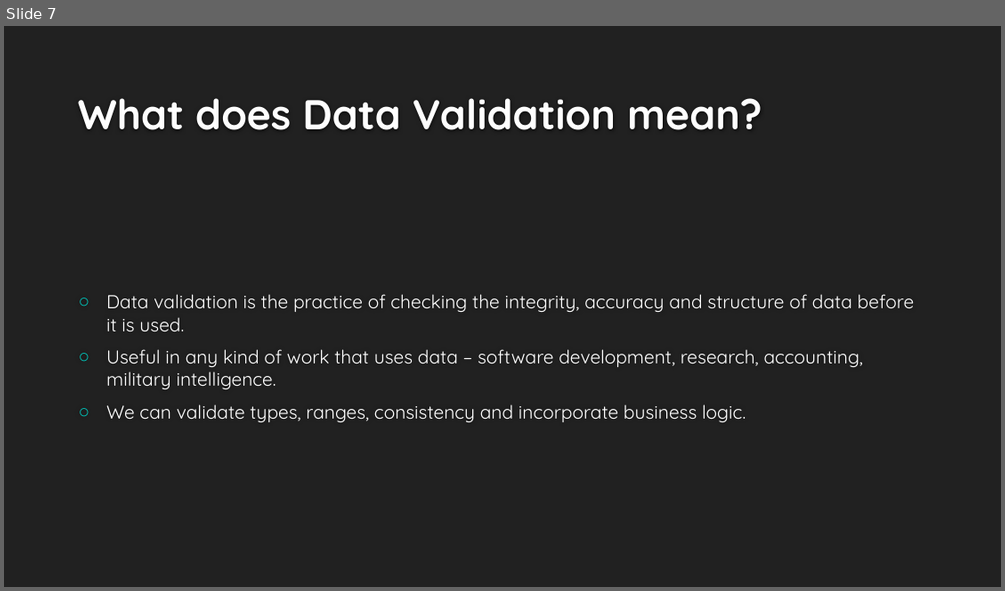
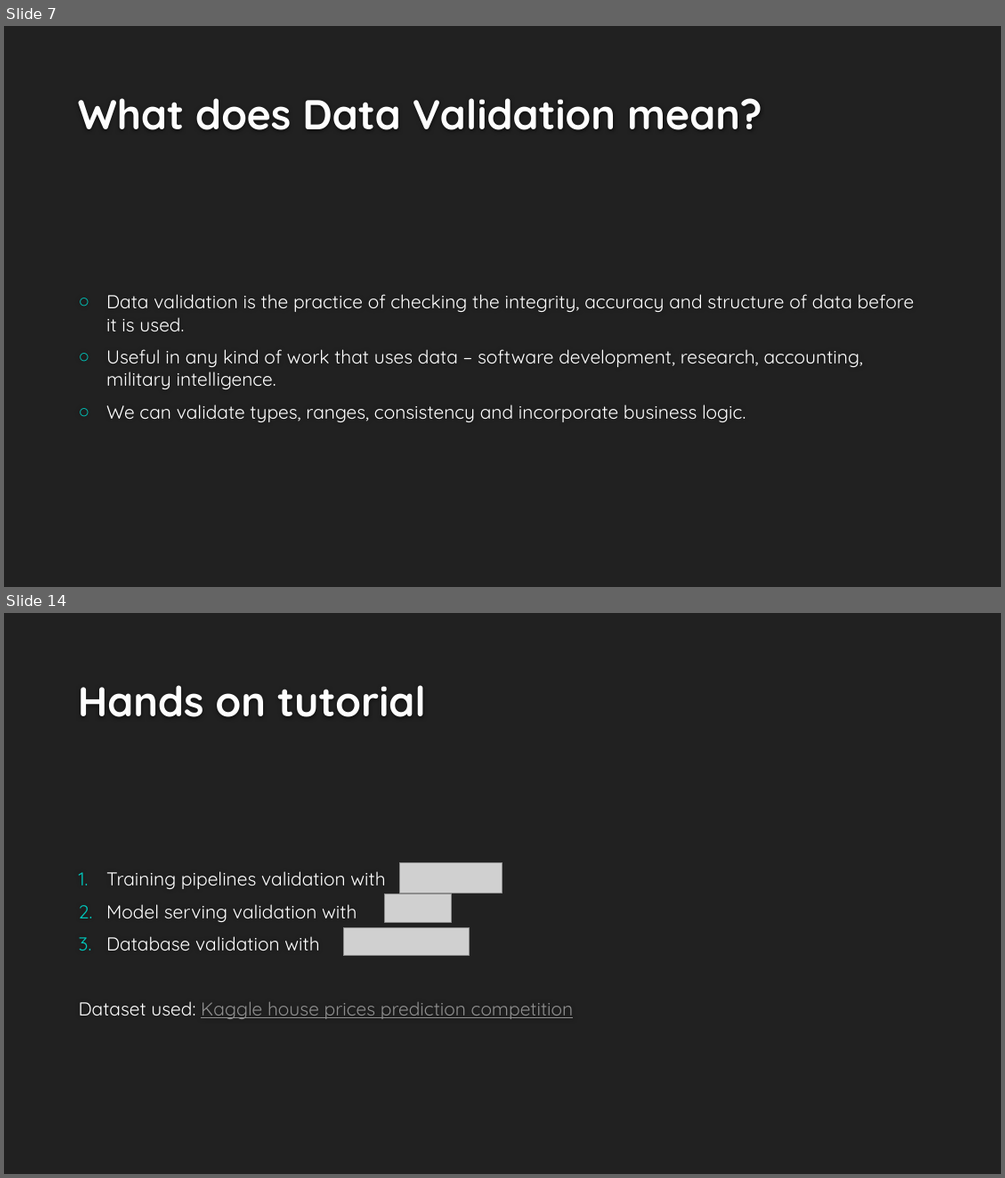
Before and after one commit to NatanMish/data_validation, a slide deck: Data Validation for Data Science.pptx. Shown one above the other, each under a label of ours: slide 7 before the commit, slides 7 and 14 after it; the slides between them are not shown. The pictures are 1005x591 and 1005x1178 pixels, drawn with LibreOffice and Linux fonts; fonts in the diff are those of the drawing; grey boxes stand for pictures; background and template pictures are left out. Boxes give left, top, right and bottom in pixels: in the first picture for what was removed or moved away, otherwise in the second. Text is boxed around its words. In the diff, an @@ line names an element or a change of style, - is before the commit and + after.

```diff
--- a/Data Validation for Data Science.pptx
+++ b/Data Validation for Data Science.pptx
@@ slide 14 added at (x1=4, y1=613, x2=1001, y2=1174), background #212121 @@
@@ title added at (x1=78, y1=685, x2=426, y2=717), 40 pt, text #FEFEFE, bold @@
+Hands on tutorial
@@ text added at (x1=79, y1=871, x2=574, y2=1019), 18 pt, text #FFFFFF @@
+1. Training pipelines validation with
+2. Model serving validation with
+3. Database validation with
+Dataset used: Kaggle house prices prediction competition
@@ picture added at (x1=399, y1=863, x2=502, y2=892) @@
@@ picture added at (x1=385, y1=894, x2=451, y2=922) @@
@@ picture added at (x1=343, y1=928, x2=469, y2=956) @@
```
Also in this commit, not shown: 1 slide changed, 6 other slides added, 1 slide removed, 2 other files.
